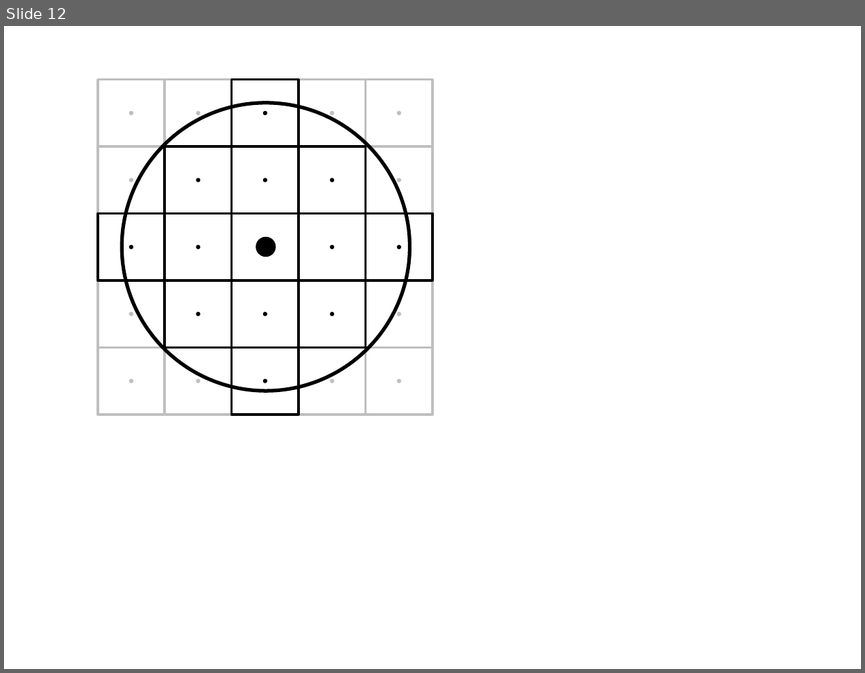
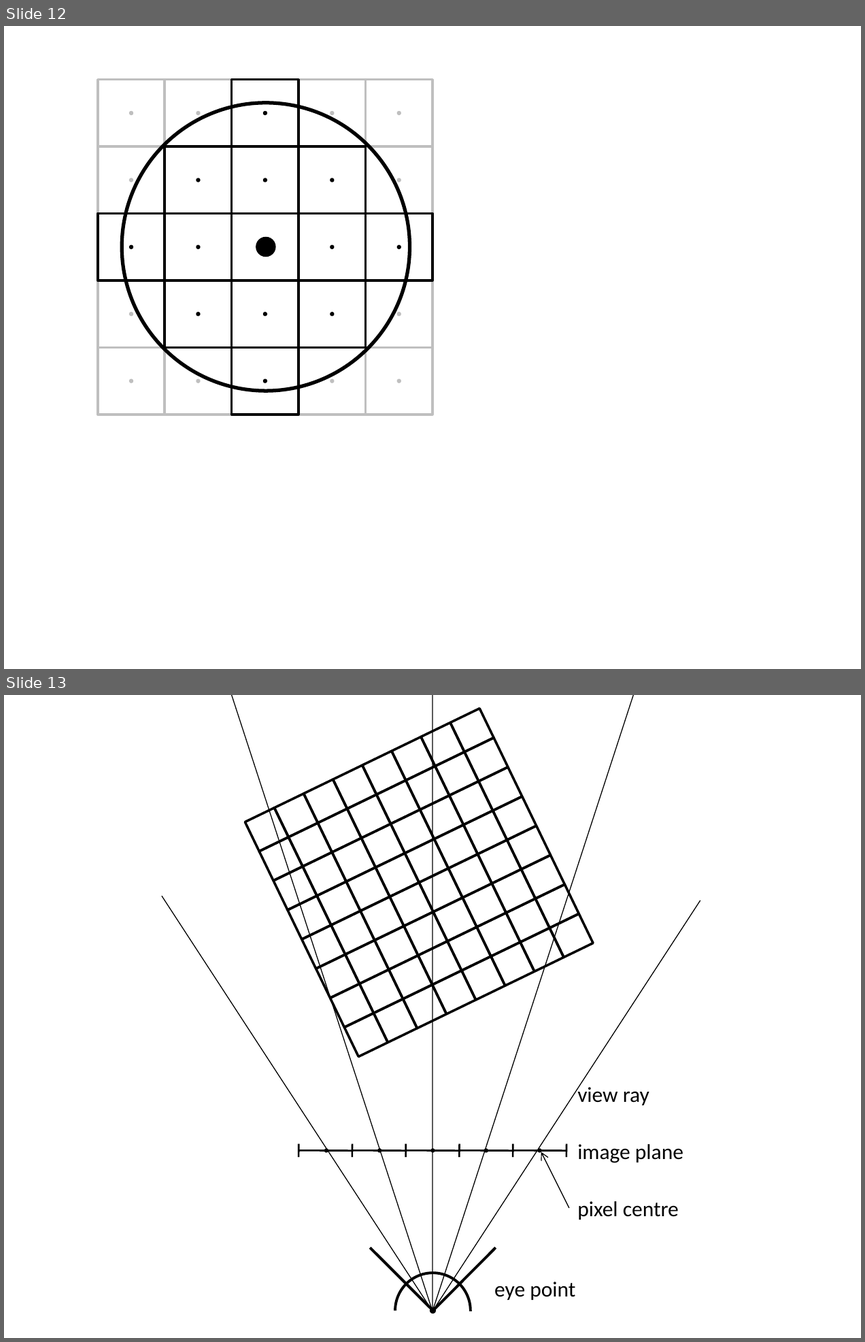
Before and after one commit to pflaumental/fluid-particles, a slide deck: thesis/drawings.pptx. Shown one above the other, each under a label of ours: slide 12 before the commit, slides 12 and 13 after it. The pictures are 865x673 and 865x1342 pixels, drawn with LibreOffice and Linux fonts; fonts in the diff are those of the drawing. Boxes give left, top, right and bottom in pixels: in the first picture for what was removed or moved away, otherwise in the second. Text is boxed around its words. In the diff, an @@ line names an element or a change of style, - is before the commit and + after.

```diff
--- a/thesis/drawings.pptx
+++ b/thesis/drawings.pptx
@@ slide 13 added at (4, 695, 861, 1338), background #FFFFFF @@
@@ line added from (432, 1311) to (232, 695), #000000 0.75 pt @@
@@ line added from (432, 1311) to (432, 695), #000000 0.75 pt @@
@@ line added from (432, 1311) to (633, 695), #000000 0.75 pt @@
@@ line added from (432, 1311) to (162, 896), #000000 0.75 pt @@
@@ line added from (432, 1311) to (700, 900), #000000 0.75 pt @@
@@ group added at (245, 709, 593, 1056): 64 rectangles @@
@@ text added at (577, 1084, 649, 1105), 18 pt, text #000000 @@
+view ray
@@ line added from (298, 1143) to (298, 1157), #000000 1.5 pt @@
@@ line added from (352, 1143) to (352, 1157), #000000 1.5 pt @@
@@ line added from (406, 1143) to (406, 1157), #000000 1.5 pt @@
@@ line added from (459, 1143) to (459, 1157), #000000 1.5 pt @@
@@ line added from (513, 1143) to (513, 1157), #000000 1.5 pt @@
@@ line added from (566, 1143) to (566, 1157), #000000 1.5 pt @@
@@ line added from (298, 1150) to (352, 1150), #000000 1.5 pt @@
@@ ellipse added at (324, 1149, 329, 1153), fill #000000 @@
@@ line added from (352, 1150) to (406, 1150), #000000 1.5 pt @@
@@ ellipse added at (377, 1149, 382, 1153), fill #000000 @@
@@ line added from (406, 1150) to (459, 1150), #000000 1.5 pt @@
@@ ellipse added at (430, 1149, 435, 1153), fill #000000 @@
@@ line added from (459, 1150) to (513, 1150), #000000 1.5 pt @@
@@ ellipse added at (484, 1149, 488, 1153), fill #000000 @@
@@ line added from (513, 1150) to (566, 1150), #000000 1.5 pt @@
@@ ellipse added at (538, 1149, 542, 1153), fill #000000 @@
@@ arrow added from (568, 1207) to (541, 1152), #000000 0.75 pt @@
@@ text added at (577, 1144, 683, 1163), 18 pt, text #000000 @@
+image plane
@@ text added at (577, 1201, 679, 1219), 18 pt, text #000000 @@
+pixel centre
@@ group added at (370, 1248, 496, 1338): 2 lines, 1 arc (boxed as its full ellipse), 1 ellipse @@
@@ text added at (494, 1281, 575, 1300), 18 pt, text #000000 @@
+eye point
```
Also in this commit, not shown: 6 other slides added, 1 other file.
